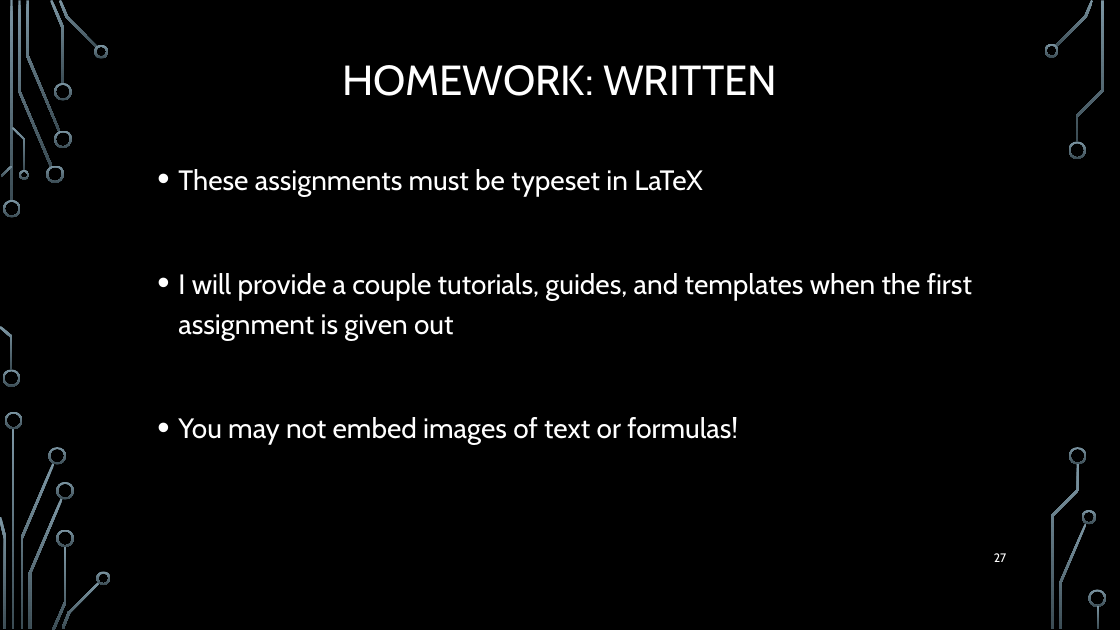
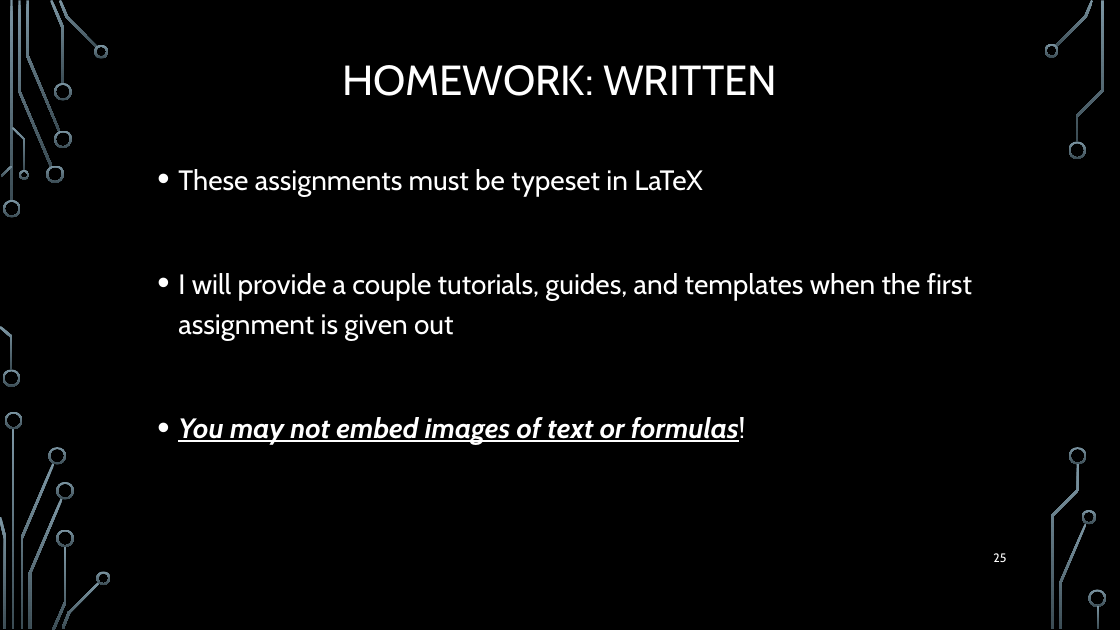
Before and after one commit to markfloryan/dmt2, a slide deck: slide 25 of slides/00-CourseIntroduction.pptx (slide 27 before the commit). Drawn at 1120x630 pixels with LibreOffice and Linux fonts; fonts in the diff are those of the drawing; background and template pictures are left out. Boxes give left, top, right and bottom in pixels: in the first picture for what was removed or moved away, otherwise in the second. Text is boxed around its words. In the diff, an @@ line names an element or a change of style, - is before the commit and + after.

```diff
--- a/slides/00-CourseIntroduction.pptx
+++ b/slides/00-CourseIntroduction.pptx
@@ text at bbox=[178, 417, 746, 444]: bold on, italic on, underline on in "You may not embed images of text ..." @@
@@ page number at bbox=[993, 553, 1006, 562]: text changed @@
-27
+25
```
Also in this commit, not shown: 2 other slides changed, 1 slide added, 2 slides removed, 8 other files.
